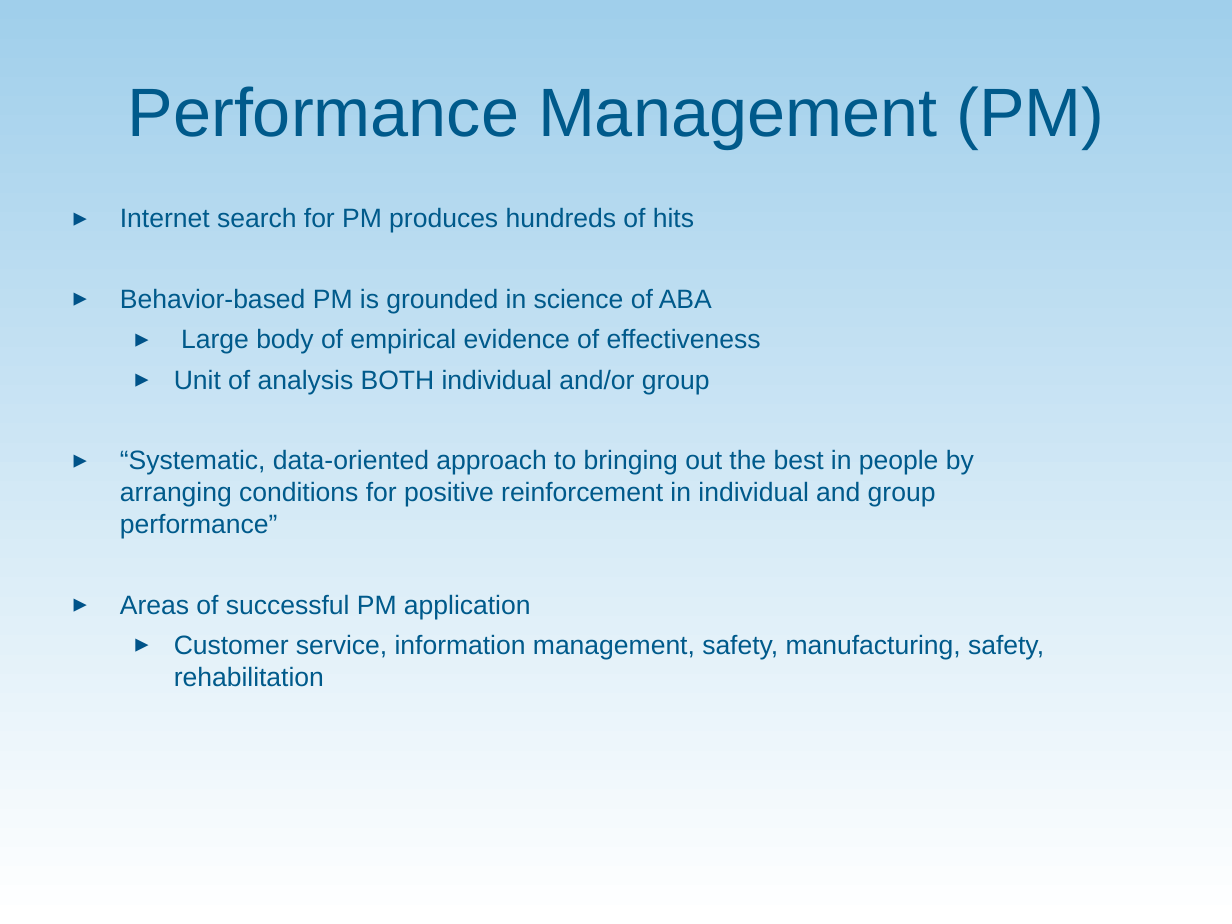
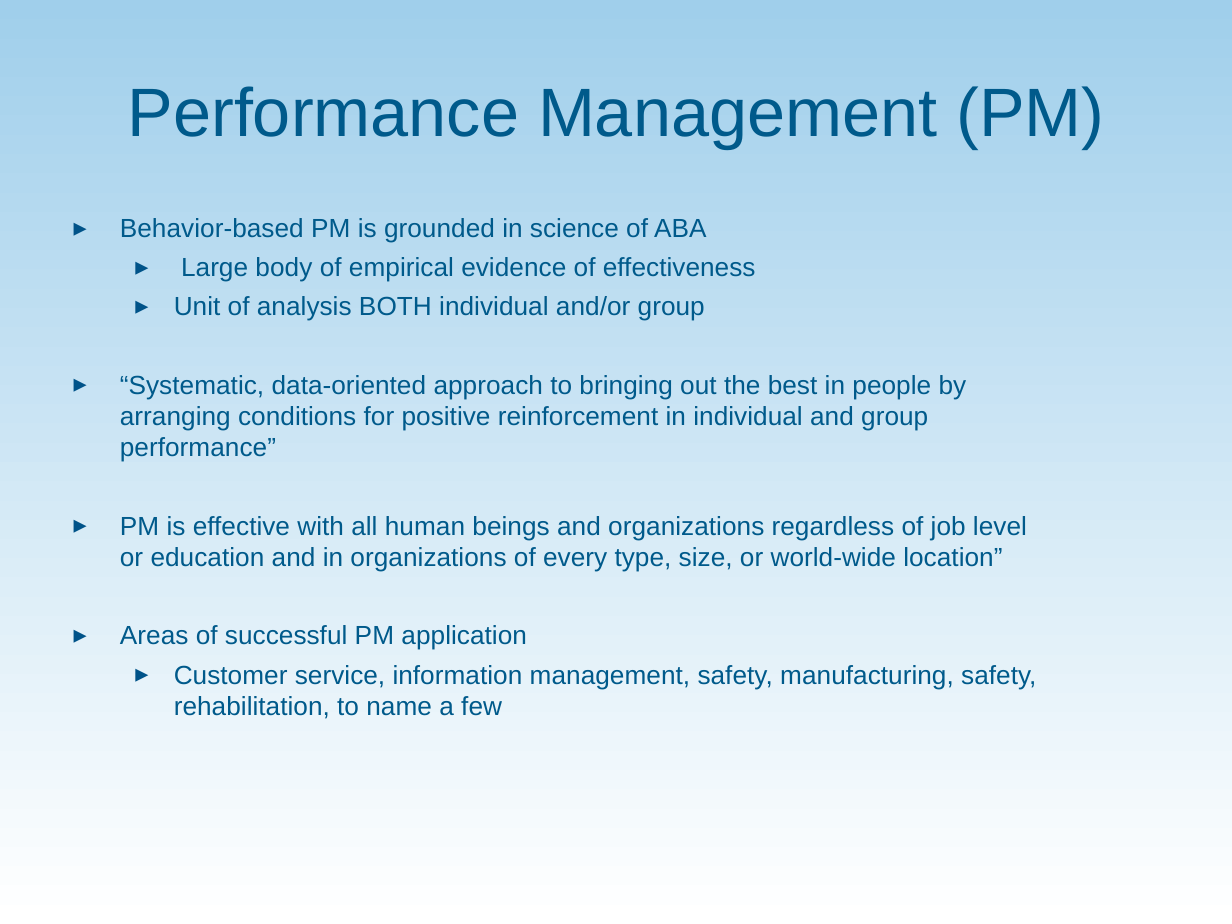
Before and after one commit to communityinclusion/vrsummit.org, a slide deck: slide 12 of assets/PP_Performance_Management_Behavioral_Perspective.ppt (slide 9 before the commit). Drawn at 1232x924 pixels with LibreOffice and Linux fonts; fonts in the diff are those of the drawing; background and template pictures are left out. Boxes give left, top, right and bottom in pixels: in the first picture for what was removed or moved away, otherwise in the second. Text is boxed around its words. In the diff, an @@ line names an element or a change of style, - is before the commit and + after.

```diff
--- a/assets/PP_Performance_Management_Behavioral_Perspective.ppt
+++ b/assets/PP_Performance_Management_Behavioral_Perspective.ppt
@@ text "Behavior-based PM is grounded in ...": place and size @@
-text "Behavior-based PM is grounded in ..." at bbox=[120, 208, 1044, 687]
+text "Behavior-based PM is grounded in ..." at bbox=[120, 218, 1036, 719]
@@ text at bbox=[120, 208, 694, 233]: paragraph removed @@
-▸ Internet search for PM produces hundreds of hits
@@ text at bbox=[120, 218, 967, 650]: size 15.5 to 15.3 pt in "Behavior-based PM is grounded in science of ...", "Large body of empirical evidence of effectiveness", "Unit of analysis BOTH individual and/or group", "“Systematic, data-oriented approach to bringing out the ..." and 1 more places @@
@@ text at bbox=[120, 516, 1027, 572]: paragraph added @@
+▸ PM is effective with all human beings and organizations regardless of job level or education and in organizations of every type, size, or world-wide location”
@@ text at bbox=[174, 665, 1036, 719]: text changed; size 15.5 to 15.3 pt @@
-  ▸ Customer service, information management, safety, manufacturing, safety, rehabilitation
+  ▸ Customer service, information management, safety, manufacturing, safety, rehabilitation, to name a few
```
Also in this commit, not shown: 12 other slides changed, 7 slides added.
